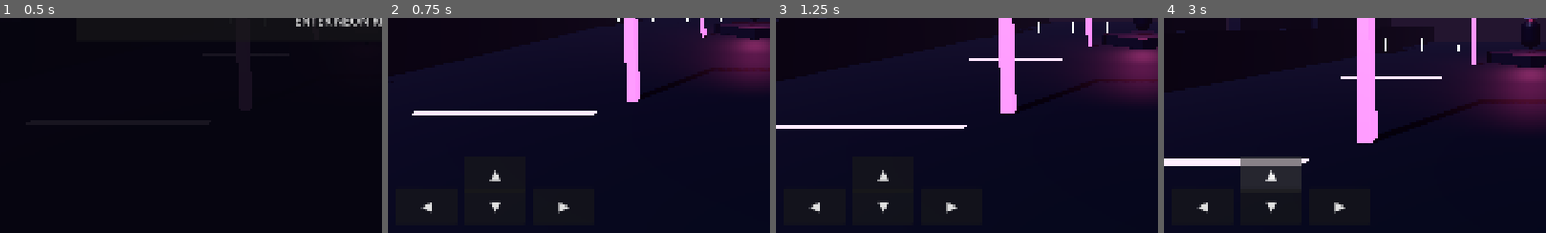
Above: before the commit, frames 1-4 (left to right).
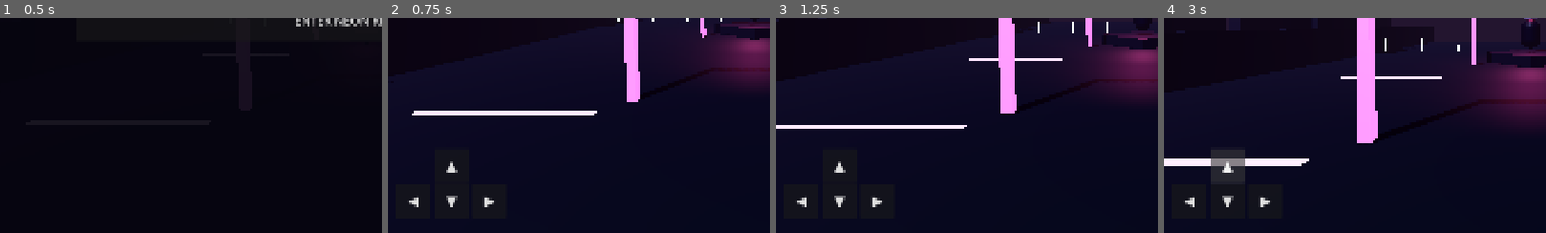
Above: after the commit, the same moments.

Repository: eggie-admin/LuHm-OS
Game: Godot game, scene res://scenes/Main.tscn
Two runs of this game, one before a commit and one after it. Both use one fixed random seed, a clock stepped at 60 frames per second and the inputs below.
Inputs (mouse positions are % of the whole screen's width and height, from its top left):
- Up to frame 1 (0.5 s): no input
- Up to frame 2 (0.75 s): click "ENTER NEON RIVERWALK" at 0.5 s
- Up to frame 3 (1.25 s): no input
- Up to frame 4 (3 s): move the mouse to (72, 45) at 1.27 s; hold Right (ui_right) 1.28-2 s; click (72, 45) at 1.42 s; drag from (30, 55) to (45, 70) at 2.02 s; click "▲" at 2.75 s
The pictures show only the part of the screen within x 2-52%, y 48-98%; the shares and areas given below are measured in that part.

Frame 1 is identical in both runs. In frame 2, 0.7% of the frame differs, in the area x 5-48%, y 66-92%; in frame 3, 0.7%; in frame 4, 3.7%, in the area x 5-48%, y 61-92%.
Error in both runs: Invalid call. Nonexistent function 'show_world' in base 'Nil'. (res://scripts/main.gd:51)

Commit message:
fix: make world controls aspect-ratio responsive

Diff:
--- a/scripts/game/gameHud.gd
+++ b/scripts/game/gameHud.gd
@@ -101,10 +101,10 @@
     dialogue_label.visible = false
     world_root.add_child(dialogue_label)
 
-    _dpad_button("▲", Vector2(0.0, -1.0), 0.12, -0.22)
-    _dpad_button("◀", Vector2(-1.0, 0.0), 0.03, -0.14)
-    _dpad_button("▼", Vector2(0.0, 1.0), 0.12, -0.14)
-    _dpad_button("▶", Vector2(1.0, 0.0), 0.21, -0.14)
+    _dpad_button("▲", Vector2(0.0, -1.0), 0.08, 0.78)
+    _dpad_button("◀", Vector2(-1.0, 0.0), 0.03, 0.86)
+    _dpad_button("▼", Vector2(0.0, 1.0), 0.08, 0.86)
+    _dpad_button("▶", Vector2(1.0, 0.0), 0.13, 0.86)
 
     var camera_hint := Label.new()
     camera_hint.text = "DRAG RIGHT SIDE · CAMERA"
@@ -117,15 +117,17 @@
     camera_hint.modulate = Color(1, 1, 1, 0.66)
     world_root.add_child(camera_hint)
 
-func _dpad_button(glyph: String, axis: Vector2, left_anchor: float, top_offset_fraction: float) -> void:
+func _dpad_button(glyph: String, axis: Vector2, left_anchor: float, top_anchor: float) -> void:
     var button := Button.new()
     button.text = glyph
     button.anchor_left = left_anchor
-    button.anchor_right = left_anchor + 0.08
-    button.anchor_top = 1.0
-    button.anchor_bottom = 1.0
-    button.offset_top = top_offset_fraction * 1000.0
-    button.offset_bottom = button.offset_top + 92.0
+    button.anchor_right = left_anchor + 0.045
+    button.anchor_top = top_anchor
+    button.anchor_bottom = top_anchor + 0.08
+    button.offset_left = 0.0
+    button.offset_right = 0.0
+    button.offset_top = 0.0
+    button.offset_bottom = 0.0
     button.add_theme_font_size_override("font_size", 36)
     button.button_down.connect(func(): _set_touch_axis(axis))
     button.button_up.connect(func(): _set_touch_axis(Vector2.ZERO))
